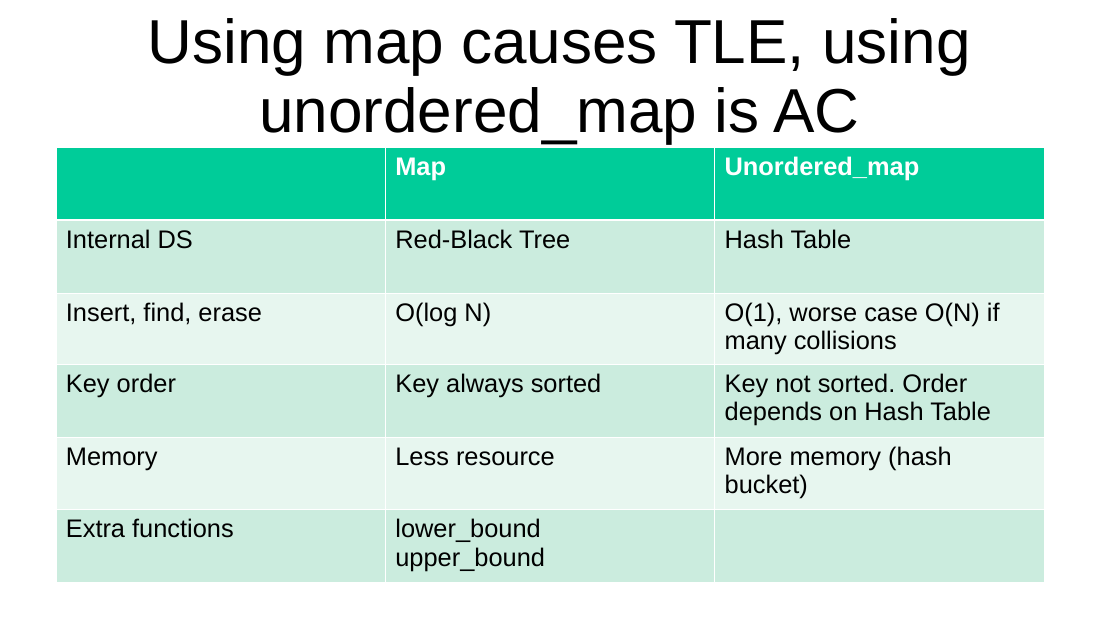
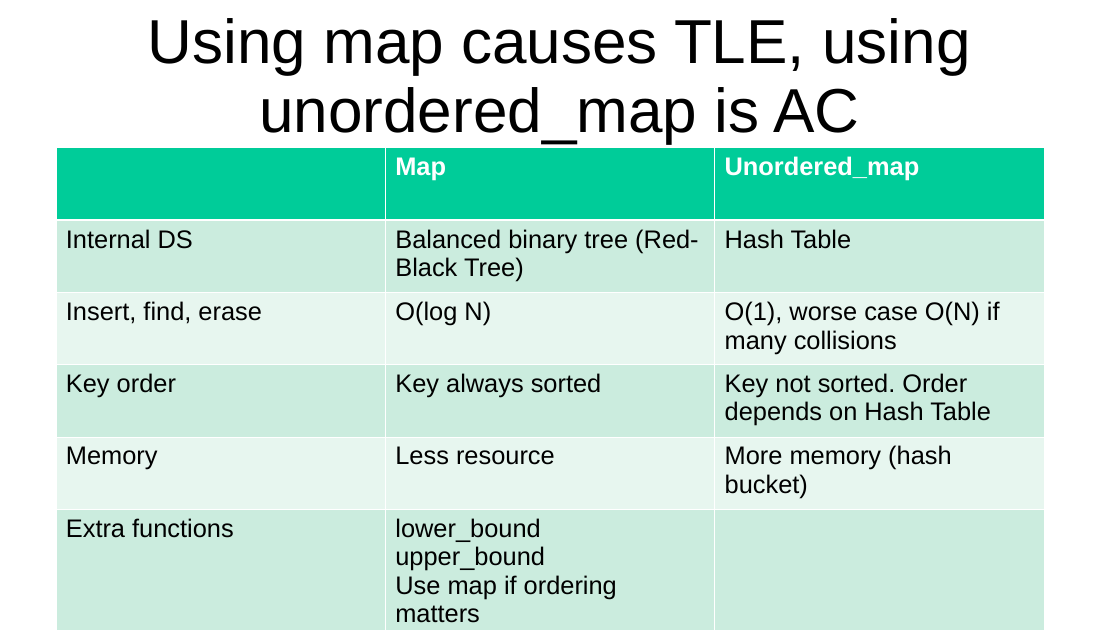
Before and after one commit to kindaichinisan/CompetitiveProgramming, a slide deck: slide 257 of MyCode/competitive_programming.ppt. Drawn at 1120x630 pixels with LibreOffice and Linux fonts; fonts in the diff are those of the drawing. Boxes give left, top, right and bottom in pixels: in the first picture for what was removed or moved away, otherwise in the second. Text is boxed around its words. In the diff, an @@ line names an element or a change of style, - is before the commit and + after.

Commit message:
solve 3877 using chatgpt

```diff
--- a/MyCode/competitive_programming.ppt
+++ b/MyCode/competitive_programming.ppt
@@ table at (56, 147, 1044, 630) @@
-row 2, column 2: Red-Black Tree
+row 2, column 2: Balanced binary tree (Red-Black Tree)
-row 6, column 2: lower_bound upper_bound
+row 6, column 2: lower_bound upper_bound / Use map if ordering matters
```
Also in this commit, not shown: 1 other file.
